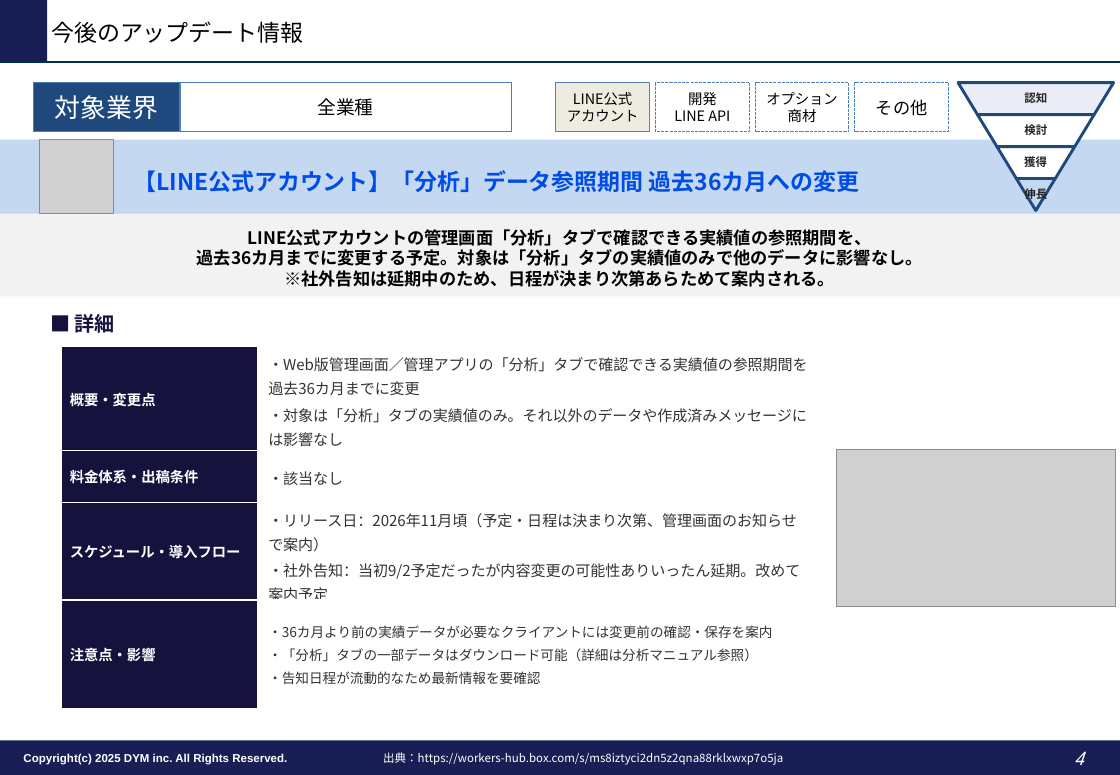
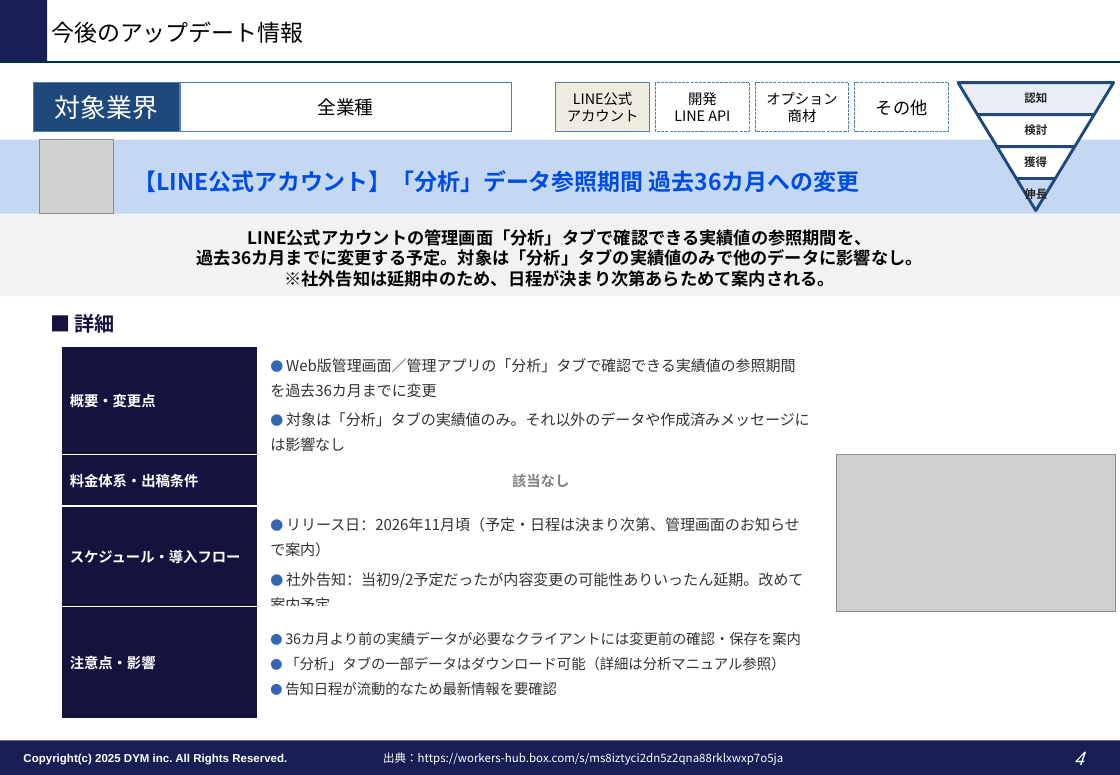
Before and after one commit to tonomura-r-dev/folder, a slide deck: slide 4 of LINEOA媒体最新情報_2026年9月トレンドレポート.pptx. Drawn at 1120x775 pixels with LibreOffice and Linux fonts; fonts in the diff are those of the drawing; grey boxes stand for pictures; background and template pictures are left out. Boxes give left, top, right and bottom in pixels: in the first picture for what was removed or moved away, otherwise in the second. Text is boxed around its words. In the diff, an @@ line names an element or a change of style, - is before the commit and + after.

```diff
--- a/LINEOA媒体最新情報_2026年9月トレンドレポート.pptx
+++ b/LINEOA媒体最新情報_2026年9月トレンドレポート.pptx
@@ table at bbox=[62, 347, 822, 720] @@
-row 1, column 2: ・Web版管理画面／管理アプリの「分析」タブで確認できる実績値の参照期間を過去36カ月までに変更 / ・対象は「分析」タブの実績値のみ。それ以外のデータや作成済みメッセージには影響なし
+row 1, column 2: ● Web版管理画面／管理アプリの「分析」タブで確認できる実績値の参照期間を過去36カ月までに変更 / ● 対象は「分析」タブの実績値のみ。それ以外のデータや作成済みメッセージには影響なし
-row 2, column 2: ・該当なし
+row 2, column 2: 該当なし
-row 3, column 2: ・リリース日：2026年11月頃（予定・日程は決まり次第、管理画面のお知らせで案内） / ・社外告知：当初9/2予定だったが内容変更の可能性ありいったん延期。改めて案内予定
+row 3, column 2: ● リリース日：2026年11月頃（予定・日程は決まり次第、管理画面のお知らせで案内） / ● 社外告知：当初9/2予定だったが内容変更の可能性ありいったん延期。改めて案内予定
-row 4, column 2: ・36カ月より前の実績データが必要なクライアントには変更前の確認・保存を案内 / ・「分析」タブの一部データはダウンロード可能（詳細は分析マニュアル参照） / ・告知日程が流動的なため最新情報を要確認
+row 4, column 2: ● 36カ月より前の実績データが必要なクライアントには変更前の確認・保存を案内 / ● 「分析」タブの一部データはダウンロード可能（詳細は分析マニュアル参照） / ● 告知日程が流動的なため最新情報を要確認
@@ picture: place and size @@
-picture at bbox=[838, 450, 1117, 607]
+picture at bbox=[838, 455, 1117, 612]
```
Also in this commit, not shown: 5 other slides changed, 2 other files.
